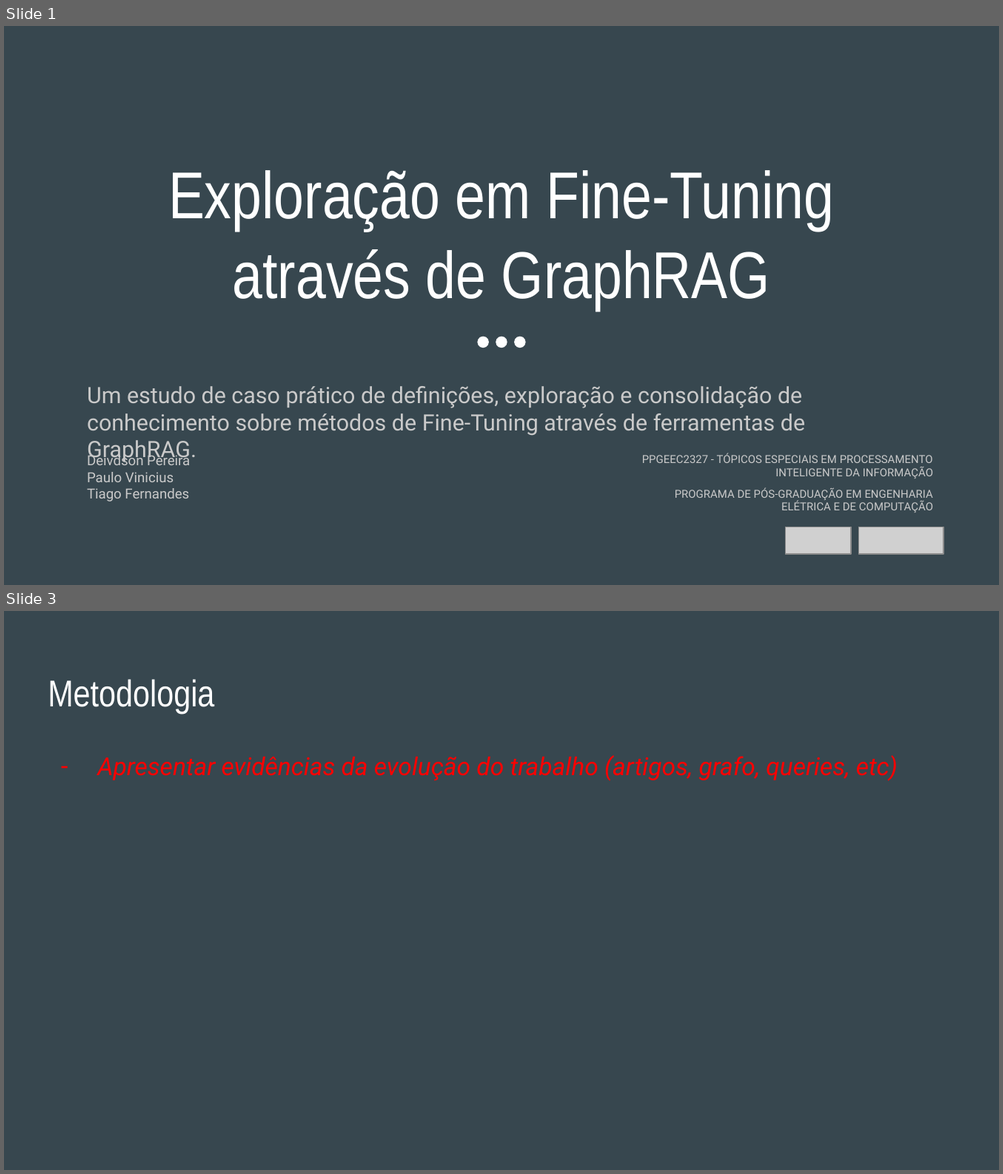
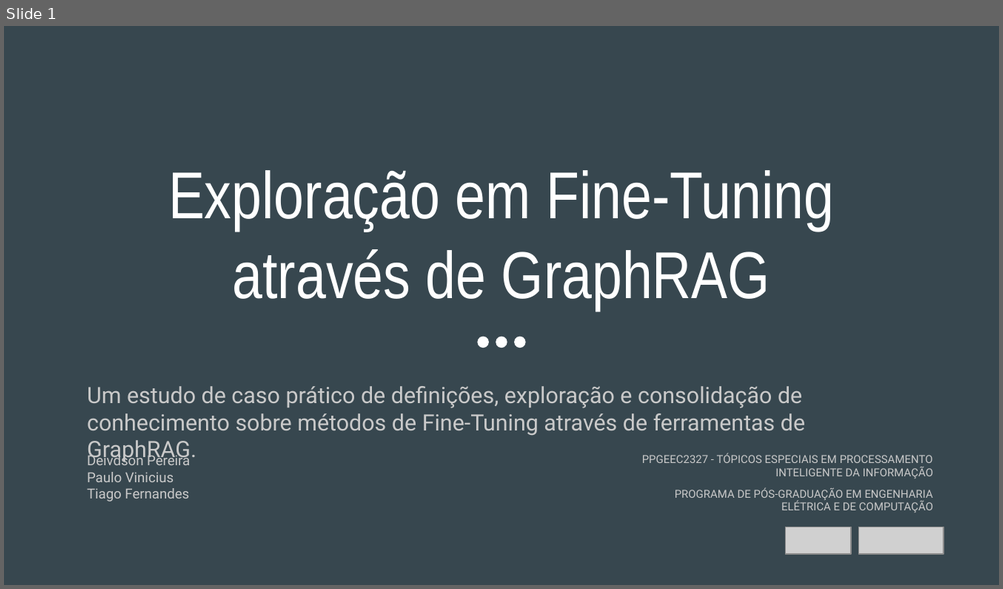
Before and after one commit to tfmiranda/ppgeec2327-t2p2, a slide deck: slides/apresentacao-t2p2.pptx. Shown one above the other, each under a label of ours: slides 1 and 3 before the commit, slide 1 after it; the slides between them are not shown. The pictures are 1003x1174 and 1003x589 pixels, drawn with LibreOffice and Linux fonts; fonts in the diff are those of the drawing; grey boxes stand for pictures. Boxes give left, top, right and bottom in pixels: in the first picture for what was removed or moved away, otherwise in the second. Text is boxed around its words. In the diff, an @@ line names an element or a change of style, - is before the commit and + after.

```diff
--- a/slides/apresentacao-t2p2.pptx
+++ b/slides/apresentacao-t2p2.pptx
@@ slide 3 removed at (4,611,999,1170), background #37474F @@
@@ title removed at (48,679,214,714) @@
-Metodologia
@@ text removed at (97,755,897,781) @@
-– Apresentar evidências da evolução do trabalho (artigos, grafo, queries, etc)
```
Also in this commit, not shown: 1 slide changed, 3 slides added, 1 other slide removed, 1 other file.
